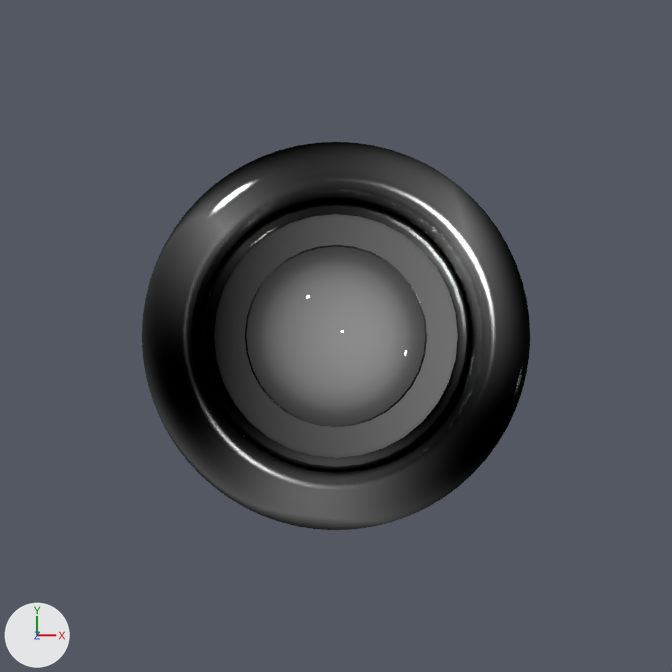
Renders of the Blender file models/controls.blend from each side of a commit.
Before and after are seen from the file's camera 'Camera'. Every picture has the same lights, and +X, +Y and +Z are marked at lower left.
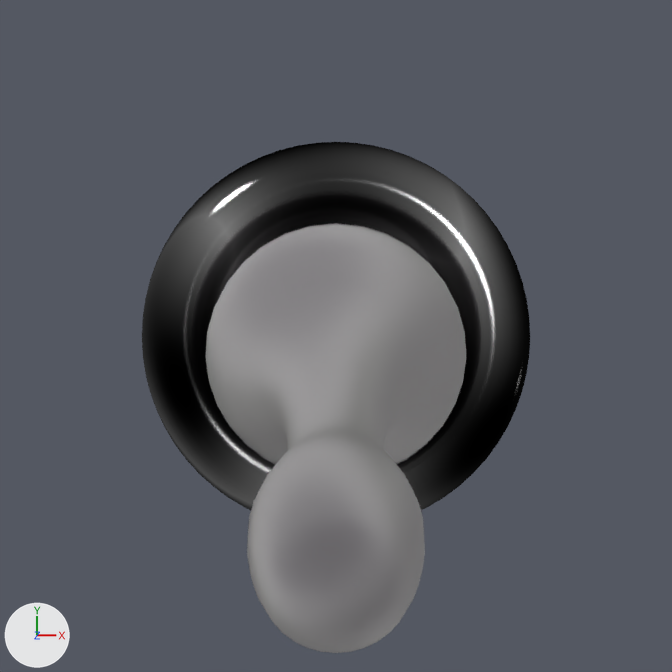
What changed in the scene script:
```text
Add mat_toggle_white:
    mat_toggle_white = bpy.data.materials.new('Toggle_white')
    # nodes: BsdfAnisotropic, BsdfSheen, MixShader, OutputMaterial
    # colours: grey #a8a8a4, white #e6e1e7
Change me_cylinder_001:
    where me_cylinder_001.from_pydata(...)  # 1184 vertices, 1154 faces; spans x -0.55..0.55, y -0.55..0.55, z -0.16..2.49
    remove me_cylinder_001.materials.append(mat_toggle_black)
    add me_cylinder_001.materials.append(mat_toggle_white)
Change ob_cylinder:
    ob_cylinder.rotation_euler: (0.0, 0.0, 0.0) -> (0.218, 0.0, 0.0)  # degrees (0, 0, 0) -> degrees (12, 0, 0)
```

What differs and where, as boxes [x1, y1, x2, y2] in the pictures (672 x 672 px):
'Cylinder', recoloured, turned (black to grey)
    before: [205, 205, 467, 467]
    after: [206, 223, 466, 653]
